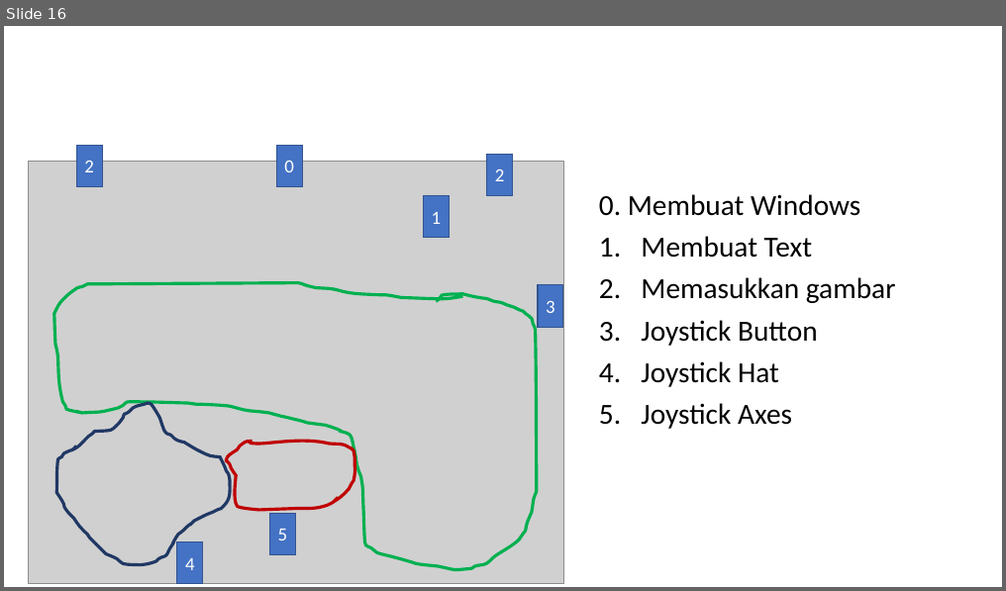
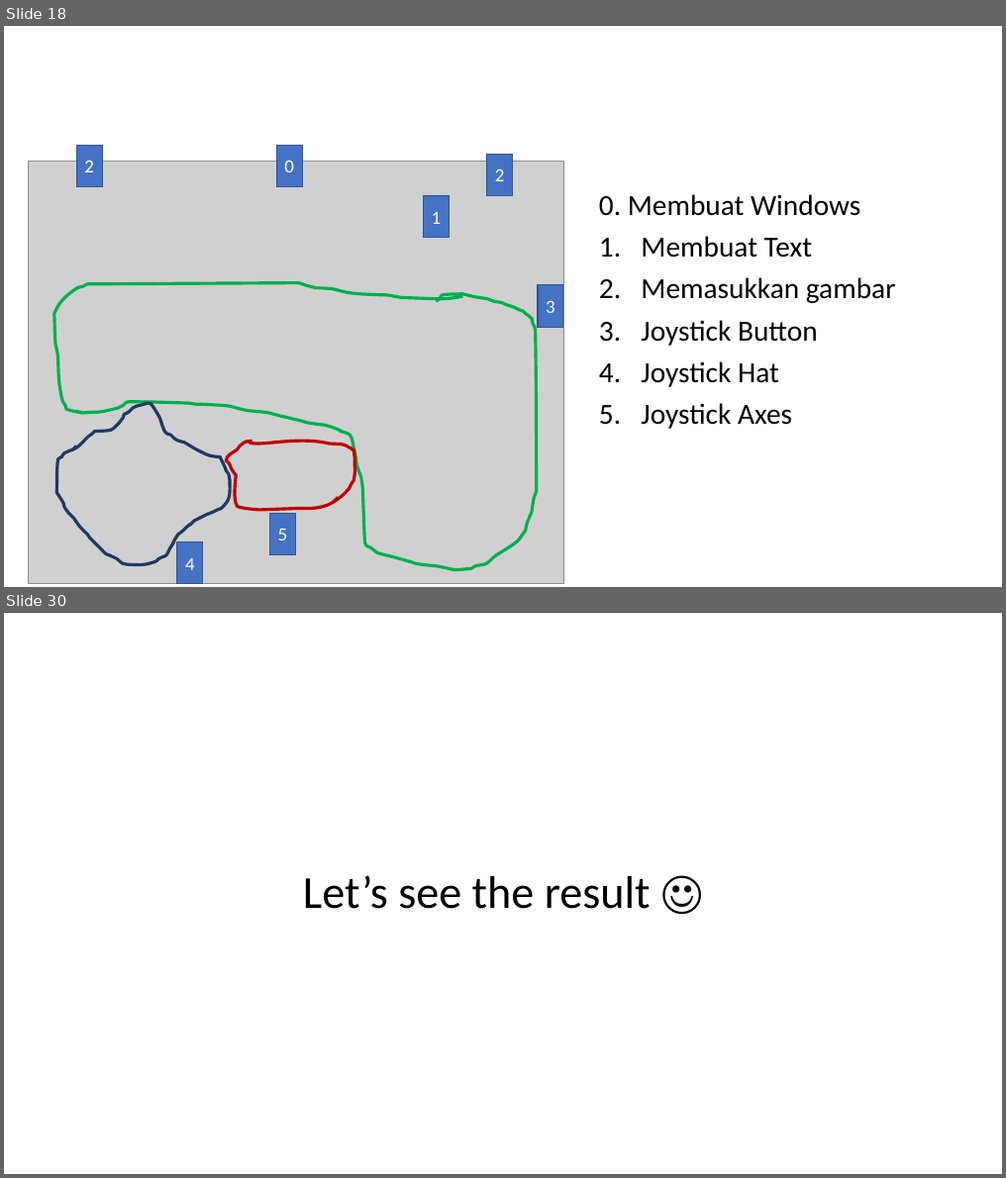
Before and after one commit to muhammadhusni777/Ardumeka-Pygame, a slide deck: Presentasi.pptx. Shown one above the other, each under a label of ours: slide 16 before the commit, slides 18 and 30 after it; the slides between them are not shown. The pictures are 1006x591 and 1006x1178 pixels, drawn with LibreOffice and Linux fonts; fonts in the diff are those of the drawing; grey boxes stand for pictures. Boxes give left, top, right and bottom in pixels: in the first picture for what was removed or moved away, otherwise in the second. Text is boxed around its words. In the diff, an @@ line names an element or a change of style, - is before the commit and + after.

```diff
--- a/Presentasi.pptx
+++ b/Presentasi.pptx
@@ slide 30 added at <box>4,613,1002,1174</box>, background #FFFFFF @@
@@ title added at <box>303,875,650,909</box>, 44 pt, text #000000 @@
+Let’s see the result ☺
@@ what was slide 16 is now slide 18 @@
```
Also in this commit, not shown: 7 slides changed, 12 other slides added, 1 slide removed, 6 other files.
